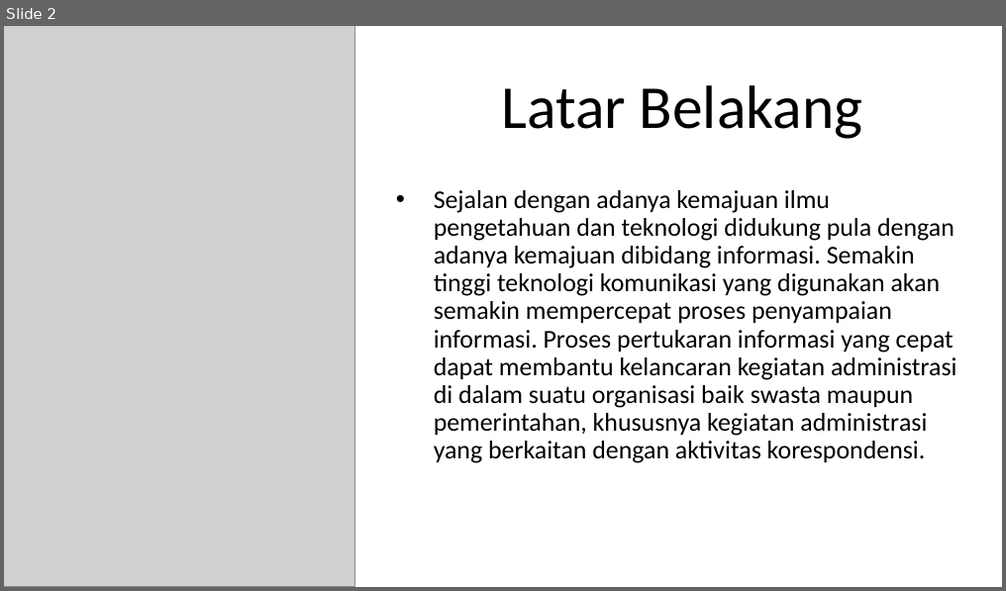
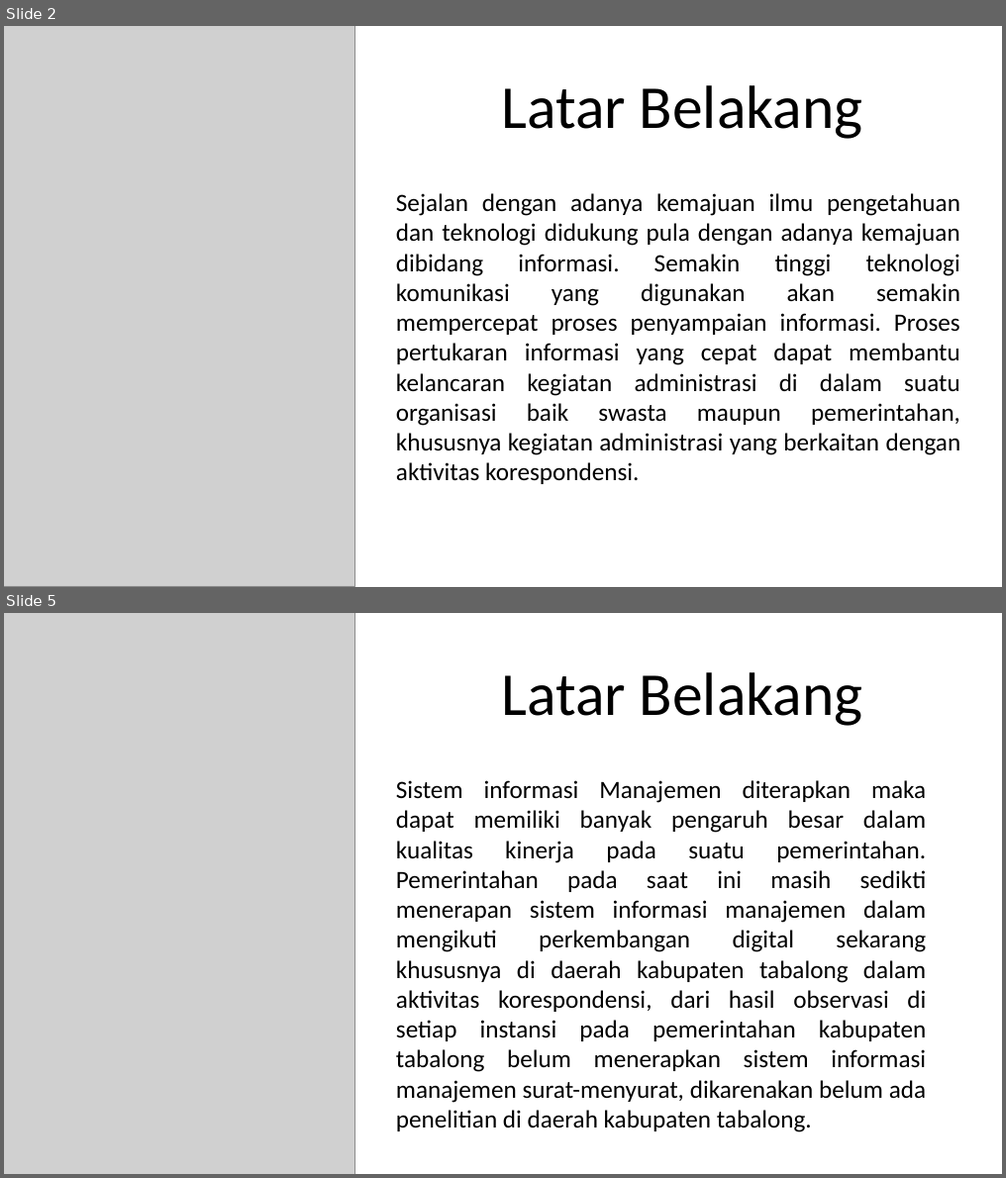
Before and after one commit to Rusadi-0/KULIAH, a slide deck: sip/sidang.pptx. Shown one above the other, each under a label of ours: slide 2 before the commit, slides 2 and 5 after it; the slides between them are not shown. The pictures are 1006x591 and 1006x1178 pixels, drawn with LibreOffice and Linux fonts; fonts in the diff are those of the drawing; grey boxes stand for pictures. Boxes give left, top, right and bottom in pixels: in the first picture for what was removed or moved away, otherwise in the second. Text is boxed around its words. In the diff, an @@ line names an element or a change of style, - is before the commit and + after.

```diff
--- a/sip/sidang.pptx
+++ b/sip/sidang.pptx
@@ slide 5 added at bbox=[4, 613, 1002, 1174], background #FFFFFF @@
@@ picture added at bbox=[4, 613, 355, 1173] @@
@@ picture added at bbox=[4, 613, 355, 1174] @@
@@ text added at bbox=[501, 672, 862, 726], 44 pt, text #000000 @@
+Latar Belakang
@@ text added at bbox=[396, 780, 927, 1133], 18 pt, text #000000 @@
+Sistem informasi Manajemen diterapkan maka dapat memiliki banyak pengaruh besar dalam kualitas kinerja pada suatu pemerintahan. Pemerintahan pada saat ini masih sedikti menerapan sistem informasi manajemen dalam mengikuti perkembangan digital sekarang khususnya di daerah kabupaten tabalong dalam aktivitas korespondensi, dari hasil observasi di setiap instansi pada pemerintahan kabupaten tabalong belum menerapkan sistem informasi manajemen surat-menyurat, dikarenakan belum ada penelitian di daerah kabupaten tabalong.
@@ slide 2 changed as well @@
@@ text "Sejalan dengan adanya kemajuan ilmu ..." at bbox=[396, 193, 961, 484]: size 18.5 to 18 pt; alignment left to justified; bullet • to none; line spacing 0.9 to 1 @@
```
Also in this commit, not shown: 3 other slides changed, 23 other slides added, 1 slide removed, 7 other files.
